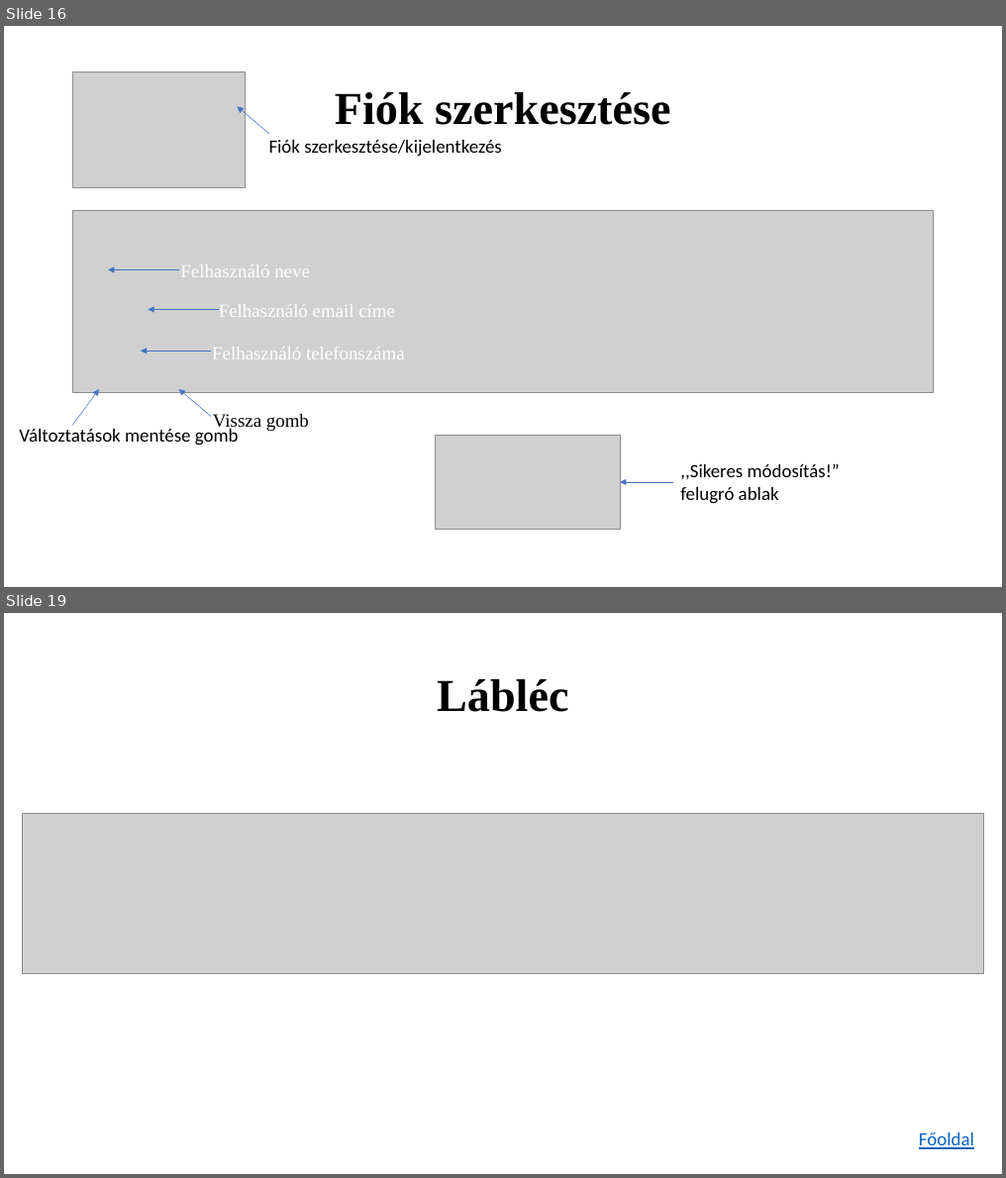
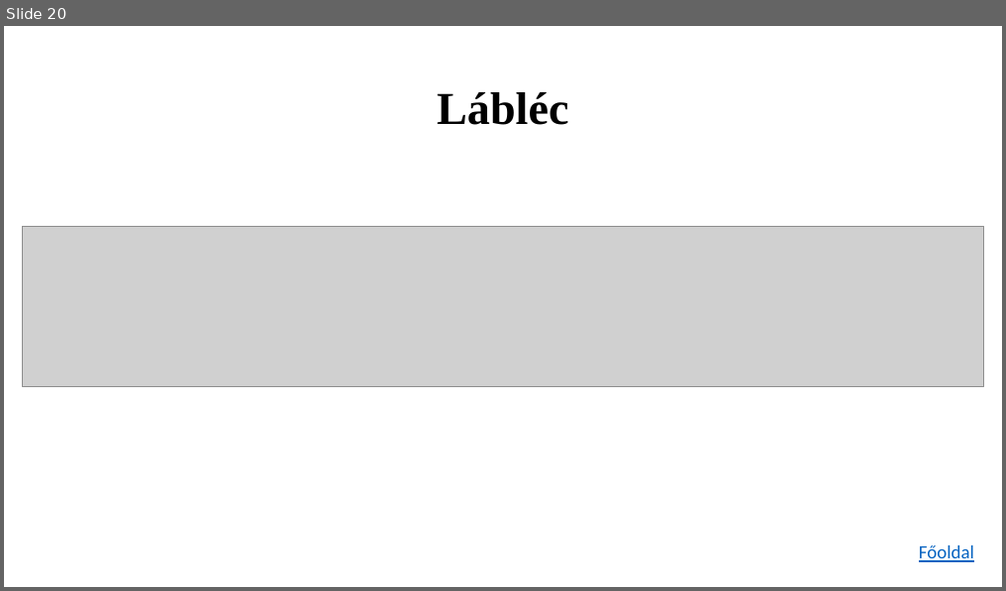
Before and after one commit to K0RN3L07/ParKing, a slide deck: Dokumentumok/ParKing-prezentacio.pptx. Shown one above the other, each under a label of ours: slides 16 and 19 before the commit, slide 20 after it; the slides between them are not shown. The pictures are 1006x1178 and 1006x591 pixels, drawn with LibreOffice and Linux fonts; fonts in the diff are those of the drawing; grey boxes stand for pictures. Boxes give left, top, right and bottom in pixels: in the first picture for what was removed or moved away, otherwise in the second. Text is boxed around its words. In the diff, an @@ line names an element or a change of style, - is before the commit and + after.

```diff
--- a/Dokumentumok/ParKing-prezentacio.pptx
+++ b/Dokumentumok/ParKing-prezentacio.pptx
@@ slide 16 removed at box(4, 26, 1002, 587), background #FFFFFF @@
@@ picture removed at box(73, 73, 245, 187) @@
@@ arrow removed from (269, 134) to (238, 107) @@
@@ title removed at box(335, 92, 670, 125) @@
-Fiók szerkesztése
@@ text removed at box(269, 140, 502, 157) @@
-Fiók szerkesztése/kijelentkezés
@@ picture removed at box(73, 211, 934, 393) @@
@@ arrow removed from (179, 271) to (108, 271) @@
@@ text removed at box(180, 265, 310, 277) @@
-Felhasználó neve
@@ arrow removed from (219, 310) to (148, 310) @@
@@ text removed at box(219, 304, 395, 317) @@
-Felhasználó email címe
@@ arrow removed from (211, 351) to (141, 351) @@
@@ text removed at box(212, 347, 405, 360) @@
-Felhasználó telefonszáma
@@ arrow removed from (73, 426) to (99, 390) @@
@@ arrow removed from (211, 417) to (179, 390) @@
@@ text removed at box(19, 427, 239, 446) @@
-Változtatások mentése gomb
@@ text removed at box(213, 414, 309, 431) @@
-Vissza gomb
@@ picture removed at box(436, 436, 620, 530) @@
@@ text removed at box(680, 465, 840, 504) @@
-,,Sikeres módosítás!” felugró ablak
@@ arrow removed from (673, 482) to (620, 482) @@
@@ what was slide 19 is now slide 20 @@
```
Also in this commit, not shown: 5 slides changed, 6 slides added, 4 other slides removed.
